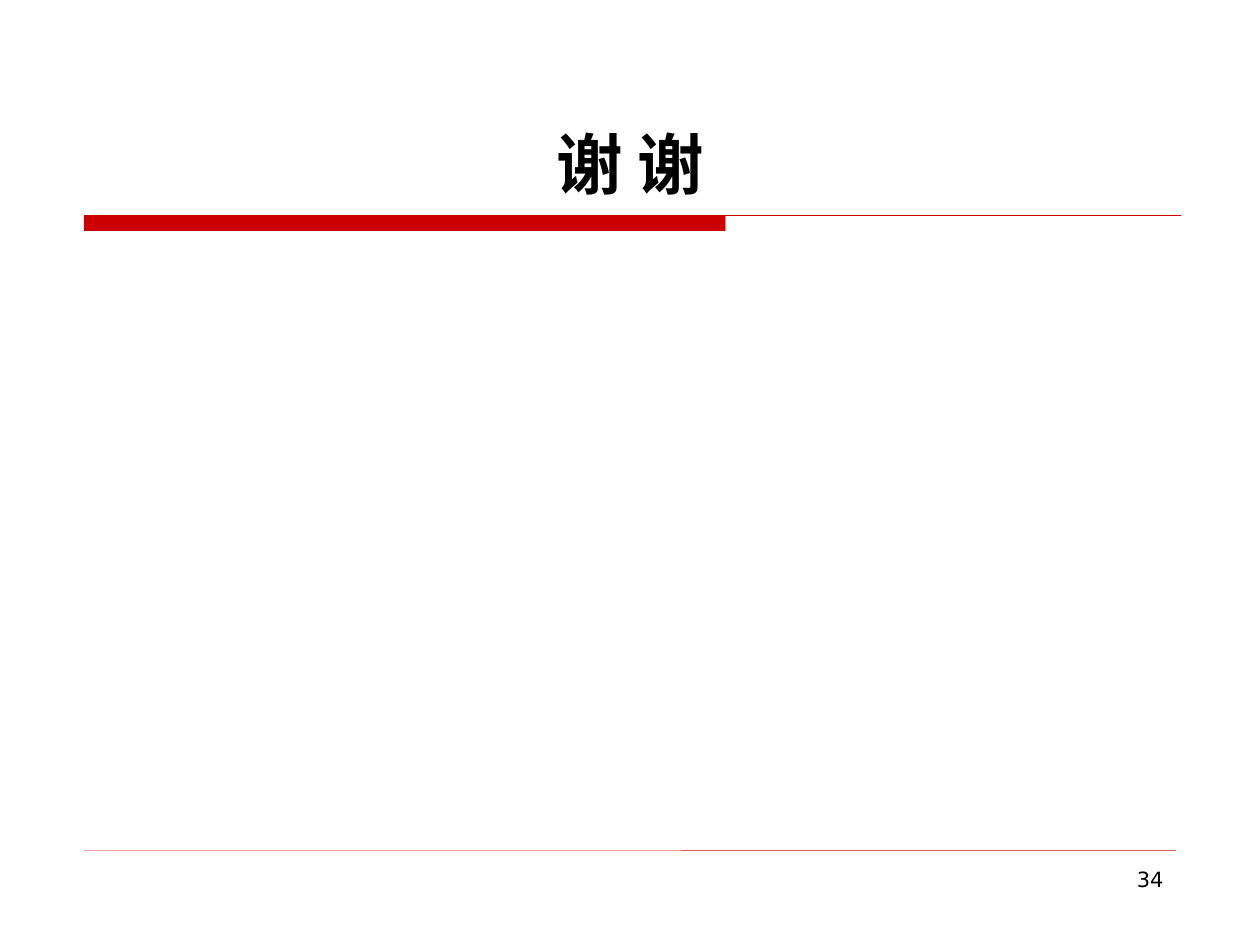
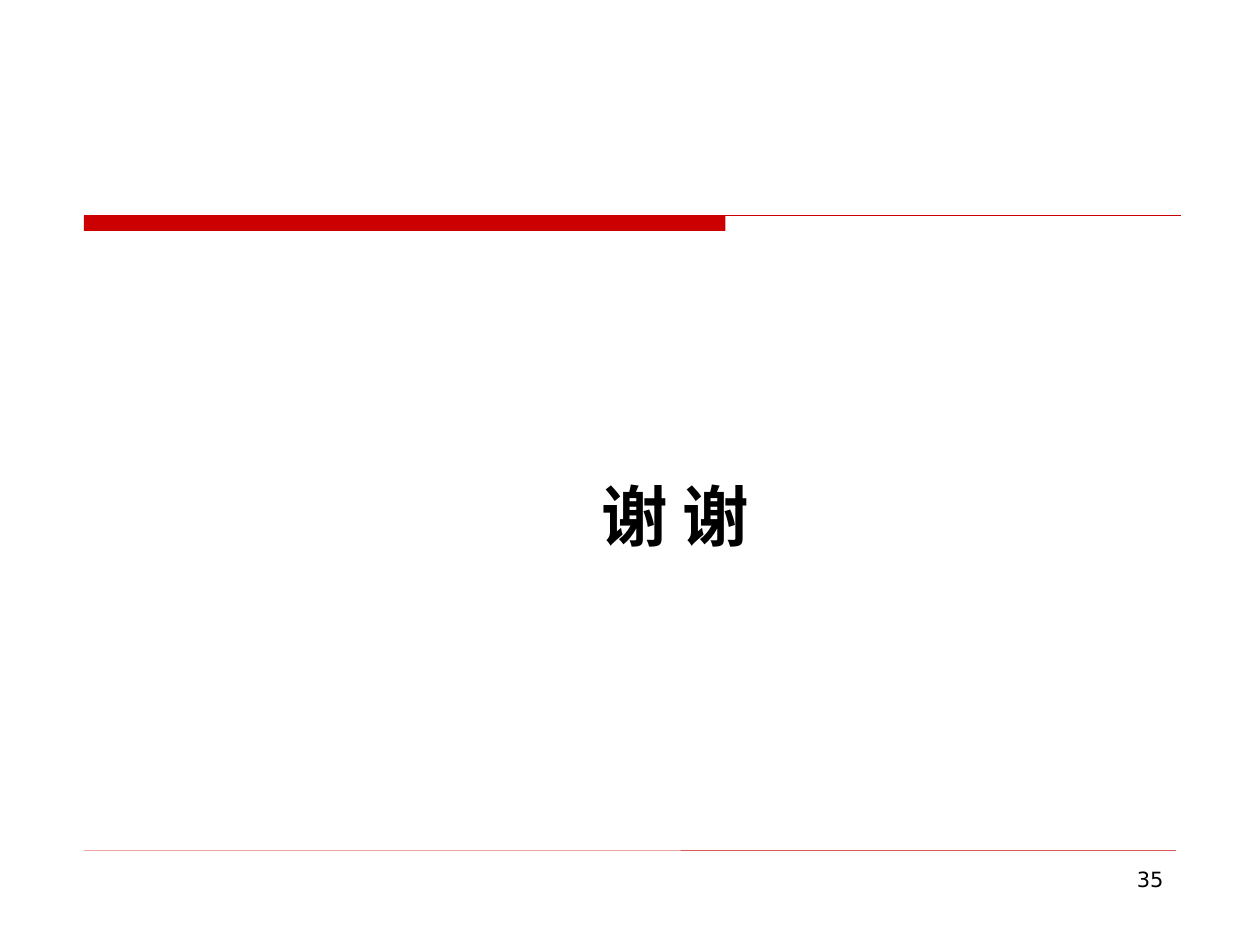
Before and after one commit to edu2act/course-foundation-software-tesing, a slide deck: slide 35 of PPT/第三部分 软件测试应用/8 集成测试.pptx (slide 34 before the commit). Drawn at 1260x945 pixels with LibreOffice and Linux fonts; fonts in the diff are those of the drawing; background and template pictures are left out. Boxes give left, top, right and bottom in pixels: in the first picture for what was removed or moved away, otherwise in the second. Text is boxed around its words. In the diff, an @@ line names an element or a change of style, - is before the commit and + after.

```diff
--- a/PPT/第三部分 软件测试应用/8 集成测试.pptx
+++ b/PPT/第三部分 软件测试应用/8 集成测试.pptx
@@ title "谢 谢" moved from (x1=556, y1=132, x2=705, y2=195) to (x1=601, y1=484, x2=750, y2=547) @@
@@ page number at (x1=1137, y1=871, x2=1164, y2=888): text changed @@
-34
+35
```
Also in this commit, not shown: 4 other slides changed, 1 slide added, 1 other file.
